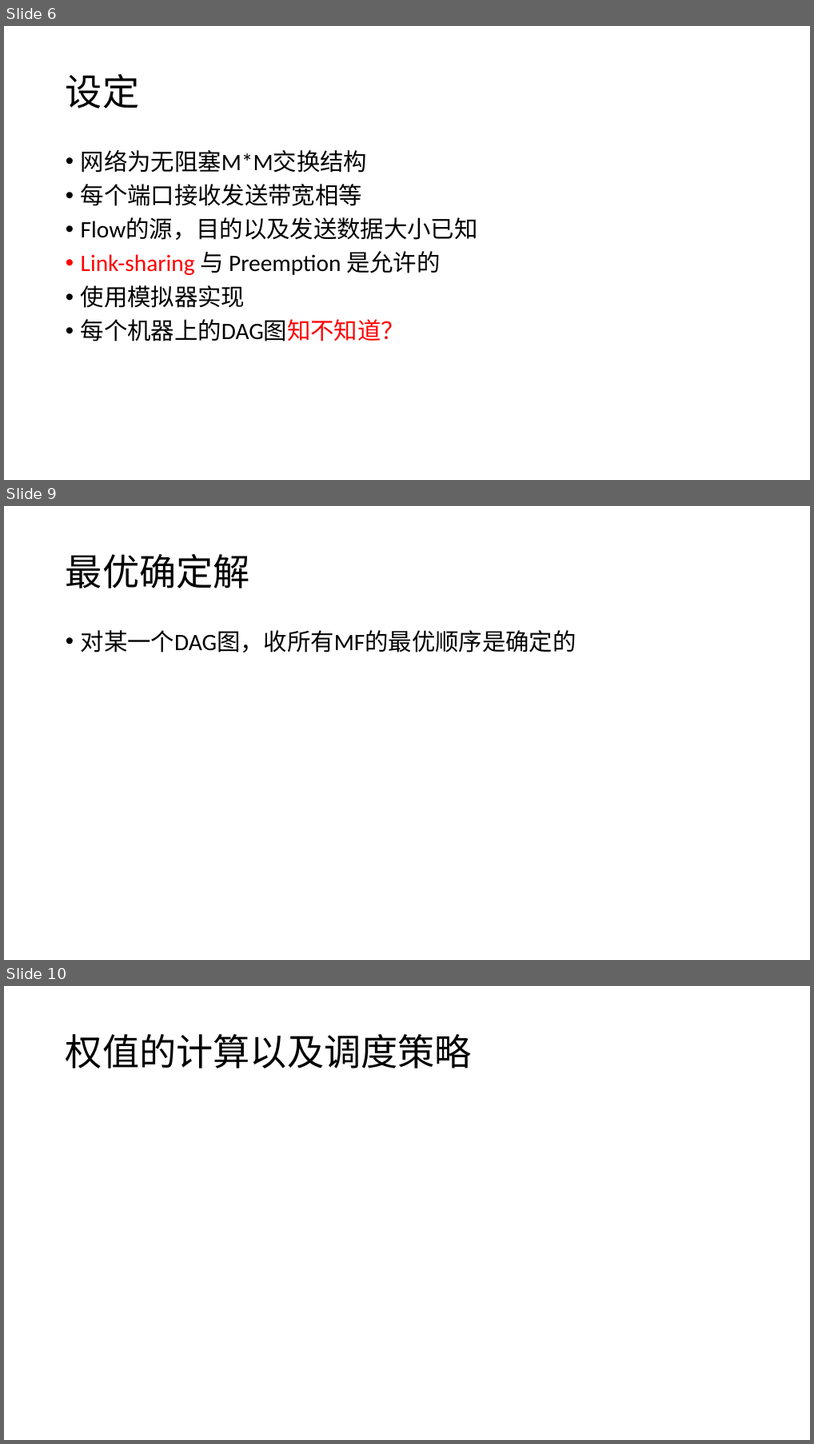
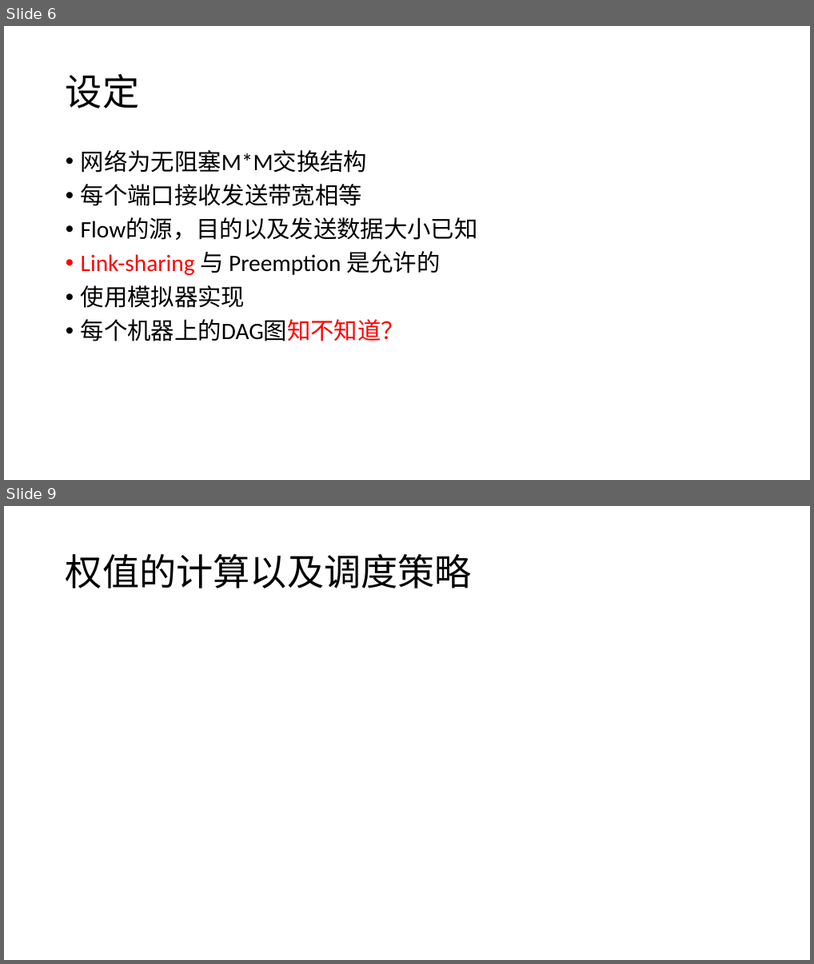
Before and after one commit to fhowen/metaflow, a slide deck: document/microflow.pptx. Shown one above the other, each under a label of ours: slides 6, 9 and 10 before the commit, slides 6 and 9 after it; the slides between them are not shown. The pictures are 814x1444 and 814x964 pixels, drawn with LibreOffice and Linux fonts; fonts in the diff are those of the drawing. Boxes give left, top, right and bottom in pixels: in the first picture for what was removed or moved away, otherwise in the second. Text is boxed around its words. In the diff, an @@ line names an element or a change of style, - is before the commit and + after.

```diff
--- a/document/microflow.pptx
+++ b/document/microflow.pptx
@@ slide 9 removed at [4, 506, 810, 960], background #FFFFFF @@
@@ title removed at [66, 554, 250, 588] @@
-最优确定解
@@ text removed at [81, 630, 577, 652] @@
-• 对某一个DAG图，收所有MF的最优顺序是确定的
@@ what was slide 10 is now slide 9 @@
```
Also in this commit, not shown: 3 slides changed, 1 slide added, 5 other files.
